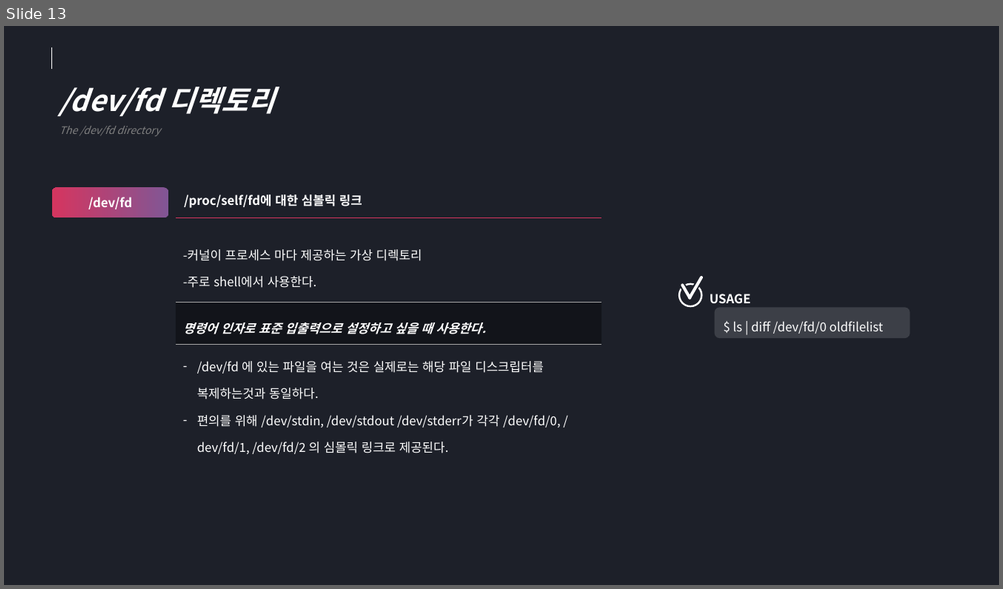
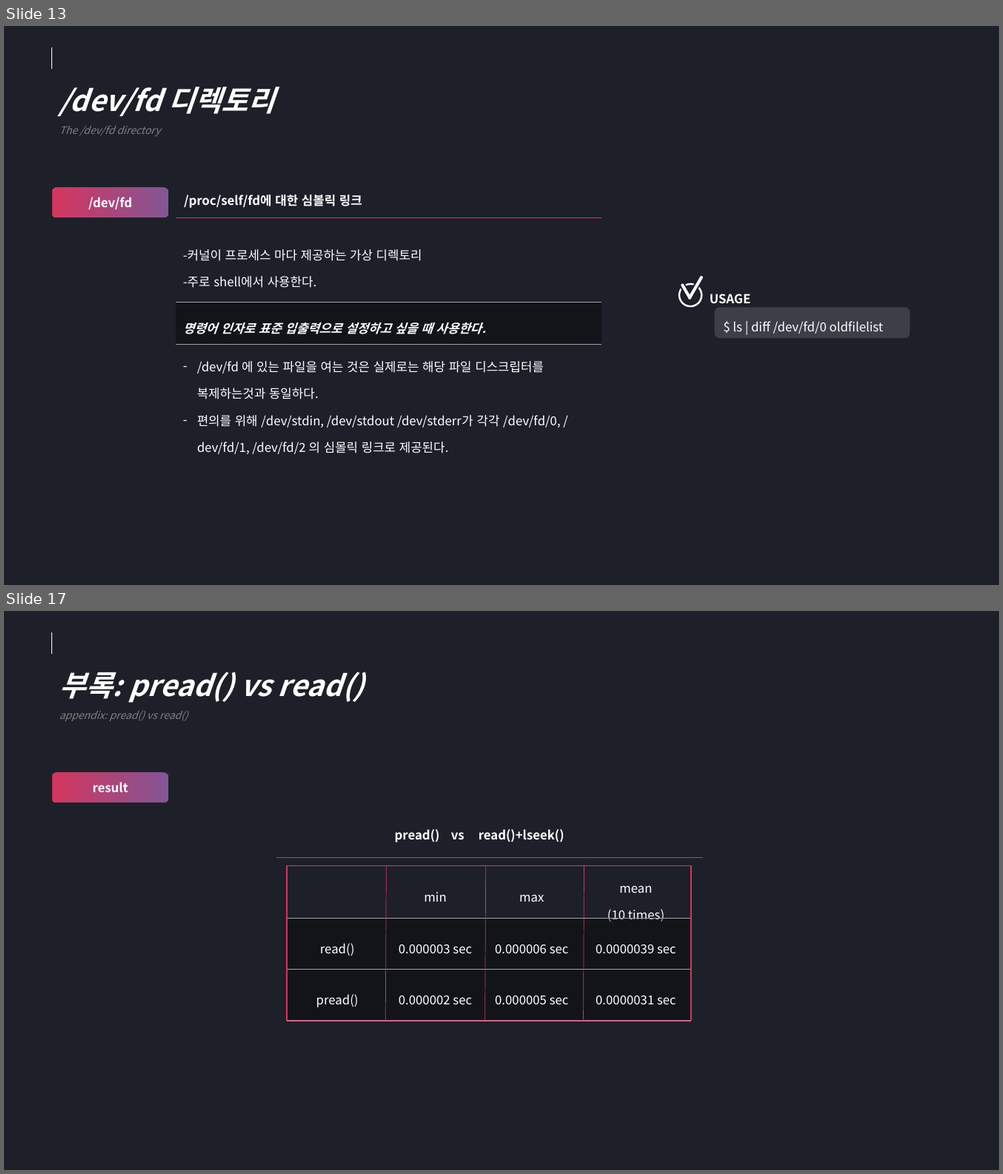
Before and after one commit to shinhojin/LiSearch_Dankook_Univ._Linux_Search, a slide deck: Presentation/CH05 FILE IO FURTHER DETAILS.pptx. Shown one above the other, each under a label of ours: slide 13 before the commit, slides 13 and 17 after it; the slides between them are not shown. The pictures are 1003x589 and 1003x1174 pixels, drawn with LibreOffice and Linux fonts; fonts in the diff are those of the drawing. Boxes give left, top, right and bottom in pixels: in the first picture for what was removed or moved away, otherwise in the second. Text is boxed around its words. In the diff, an @@ line names an element or a change of style, - is before the commit and + after.

```diff
--- a/Presentation/CH05 FILE IO FURTHER DETAILS.pptx
+++ b/Presentation/CH05 FILE IO FURTHER DETAILS.pptx
@@ slide 17 added at box(4, 611, 999, 1170), background #1D2029 @@
@@ line added from (52, 632) to (52, 653), #FFFFFF 0.5 pt @@
@@ text added at box(60, 672, 364, 721), 10 pt, text #808080, italic @@
+부록: pread() vs read()
+appendix: pread() vs read()
@@ rounded rectangle added at box(52, 773, 169, 803), fill gradient #815695 to #D5355F, 12 pt, text #FFFFFF, bold @@
+result
@@ text added at box(395, 829, 564, 843), 12 pt, text #FFFFFF, bold @@
+pread() vs read()+lseek()
@@ line added from (276, 857) to (703, 857), #815695 0.5 pt @@
@@ table added at box(287, 866, 691, 1021), 3 rows, 4 columns @@
+ | min | max | mean / (10 times)
+read() | 0.000003 sec | 0.000006 sec | 0.0000039 sec
+pread() | 0.000002 sec | 0.000005 sec | 0.0000031 sec
@@ rectangle added at box(287, 866, 691, 1022), outline #815695 1 pt @@
@@ line added from (386, 866) to (385, 1021), #815695 0.5 pt @@
@@ line added from (486, 866) to (485, 1021), #815695 0.5 pt @@
@@ line added from (583, 866) to (583, 1020), #815695 0.5 pt @@
```
Also in this commit, not shown: 2 slides changed, 5 other slides added.
